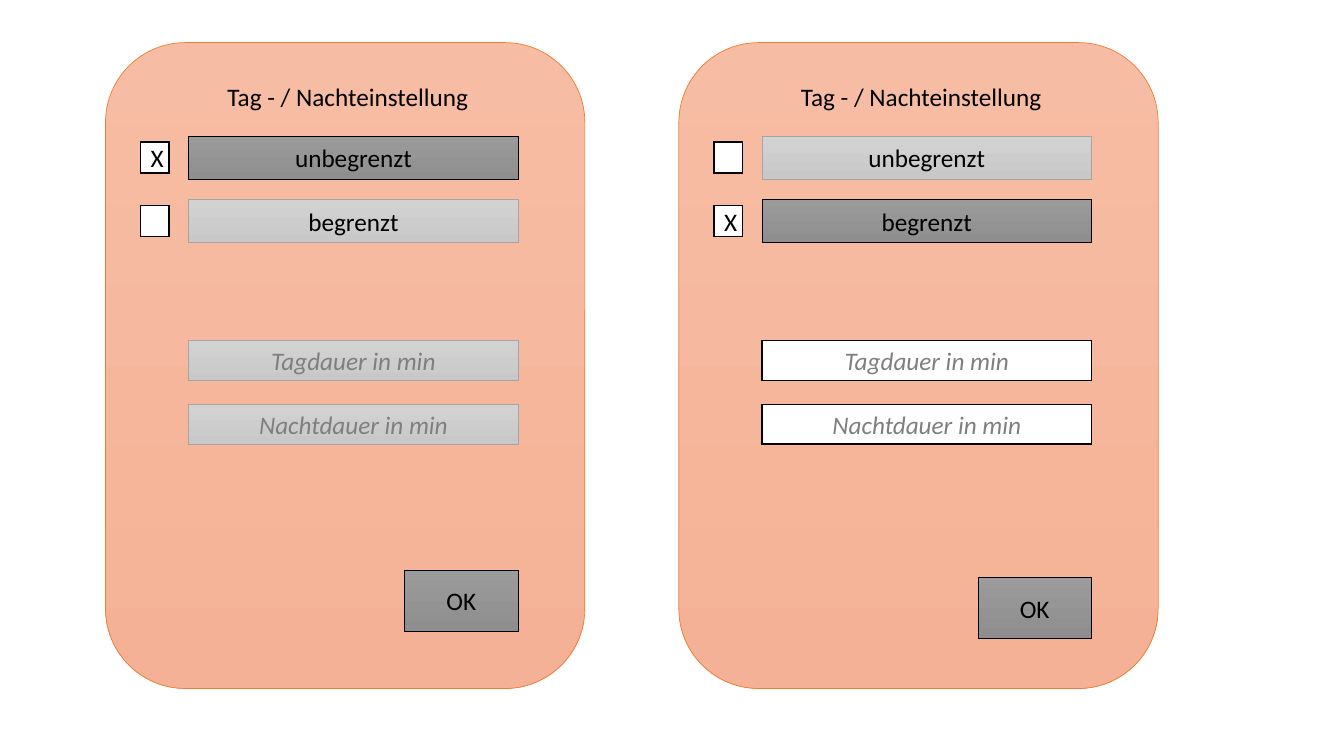
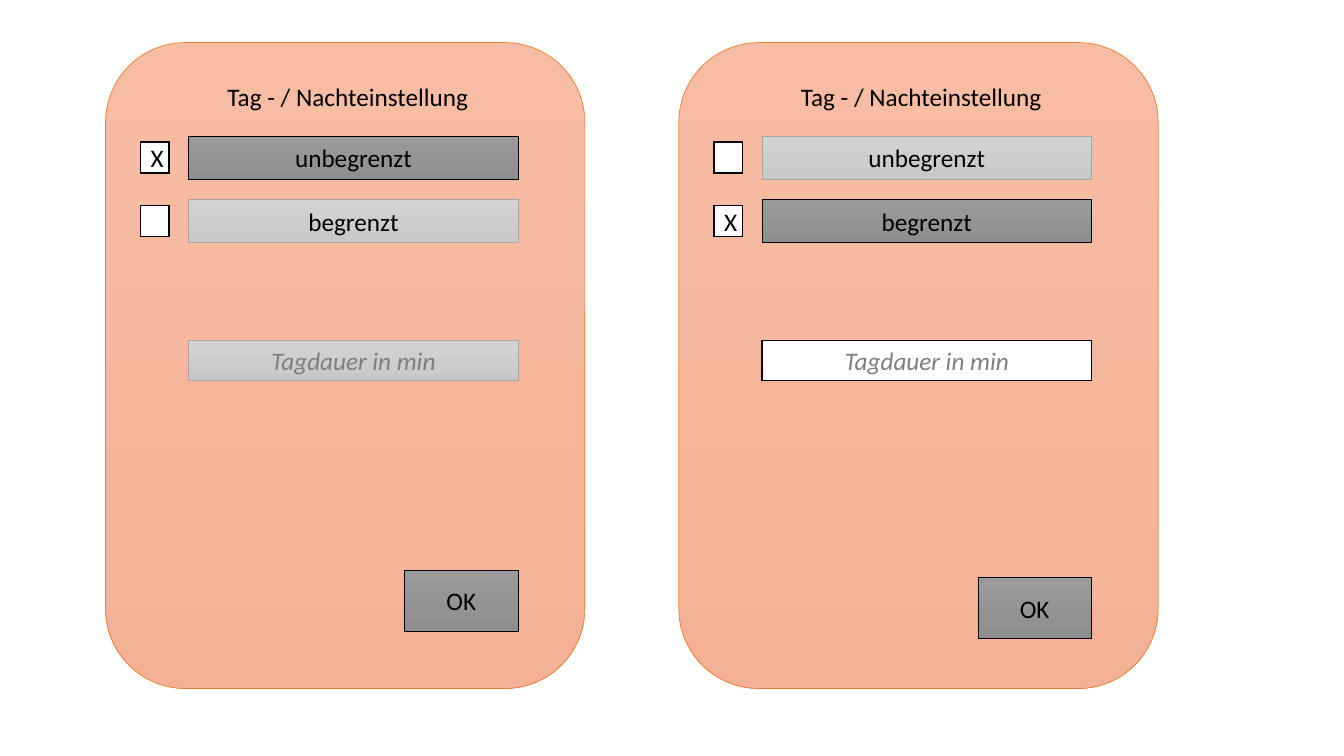
Before and after one commit to john-kloss/werwolf, a slide deck: slide 5 of VisualisierungProjekt.odp. Drawn at 1344x756 pixels with LibreOffice and Linux fonts; fonts in the diff are those of the drawing. Boxes give left, top, right and bottom in pixels: in the first picture for what was removed or moved away, otherwise in the second. Text is boxed around its words. In the diff, an @@ line names an element or a change of style, - is before the commit and + after.

```diff
--- a/VisualisierungProjekt.odp
+++ b/VisualisierungProjekt.odp
@@ freeform shape removed at (189, 404, 518, 444) @@
-Nachtdauer in min
@@ freeform shape removed at (762, 404, 1092, 444) @@
-Nachtdauer in min
```
Also in this commit, not shown: 12 slides added, 11 slides removed, 2 other files.
